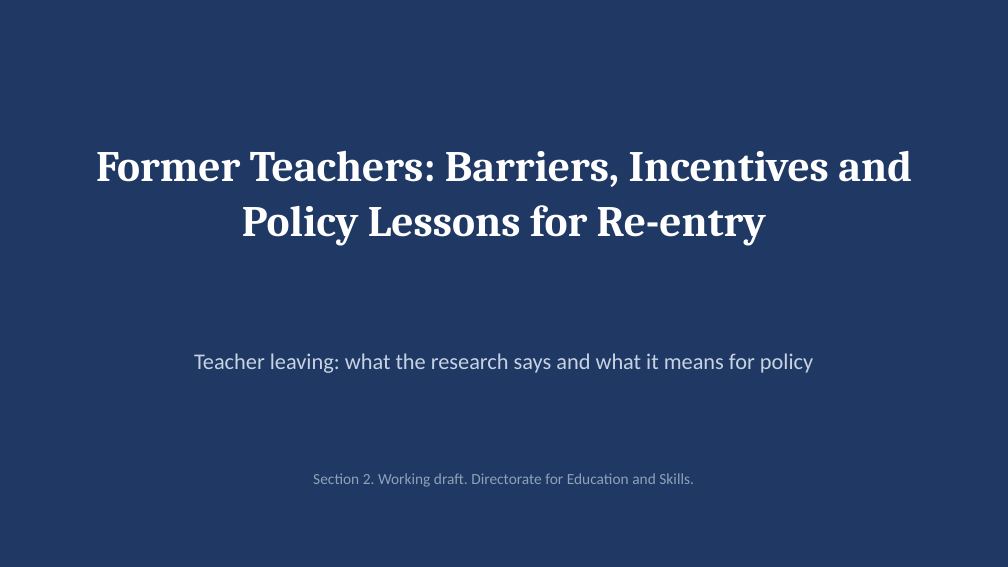
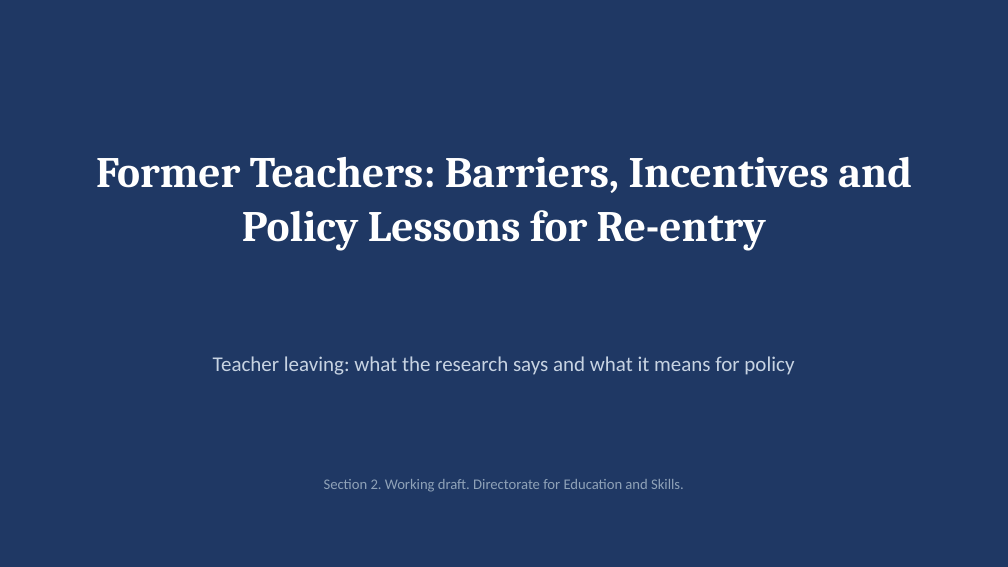
Before and after one commit to jedr1-ship-it/Former-Teachers, a slide deck: slide 1 of Former_Teachers_key_messages.pptx. Drawn at 1008x567 pixels with LibreOffice and Linux fonts; fonts in the diff are those of the drawing. Boxes give left, top, right and bottom in pixels: in the first picture for what was removed or moved away, otherwise in the second. Text is boxed around its words. In the diff, an @@ line names an element or a change of style, - is before the commit and + after.

```diff
--- a/Former_Teachers_key_messages.pptx
+++ b/Former_Teachers_key_messages.pptx
@@ text "Former Teachers: Barriers, Incentives and ...": place and size @@
-text "Former Teachers: Barriers, Incentives and ..." at [96, 151, 912, 246]
+text "Former Teachers: Barriers, Incentives and ..." at [96, 157, 912, 251]
@@ text "Teacher leaving: what the research ..." at [213, 356, 794, 375]: size 16 to 15 pt @@
@@ text "Section 2. Working draft. Directorate ..." at [324, 479, 684, 492]: size 11 to 10.5 pt @@
```
Also in this commit, not shown: 3 other slides changed, 2 slides added, 3 slides removed.
